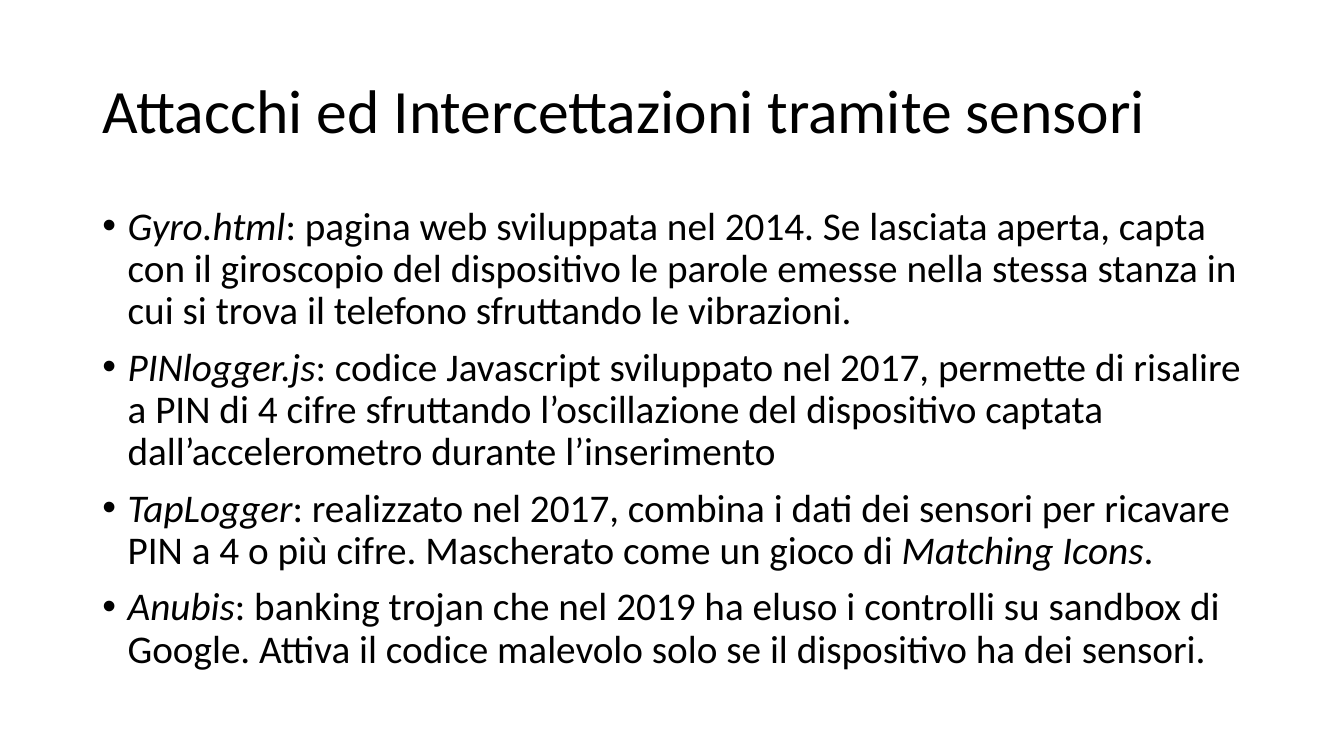
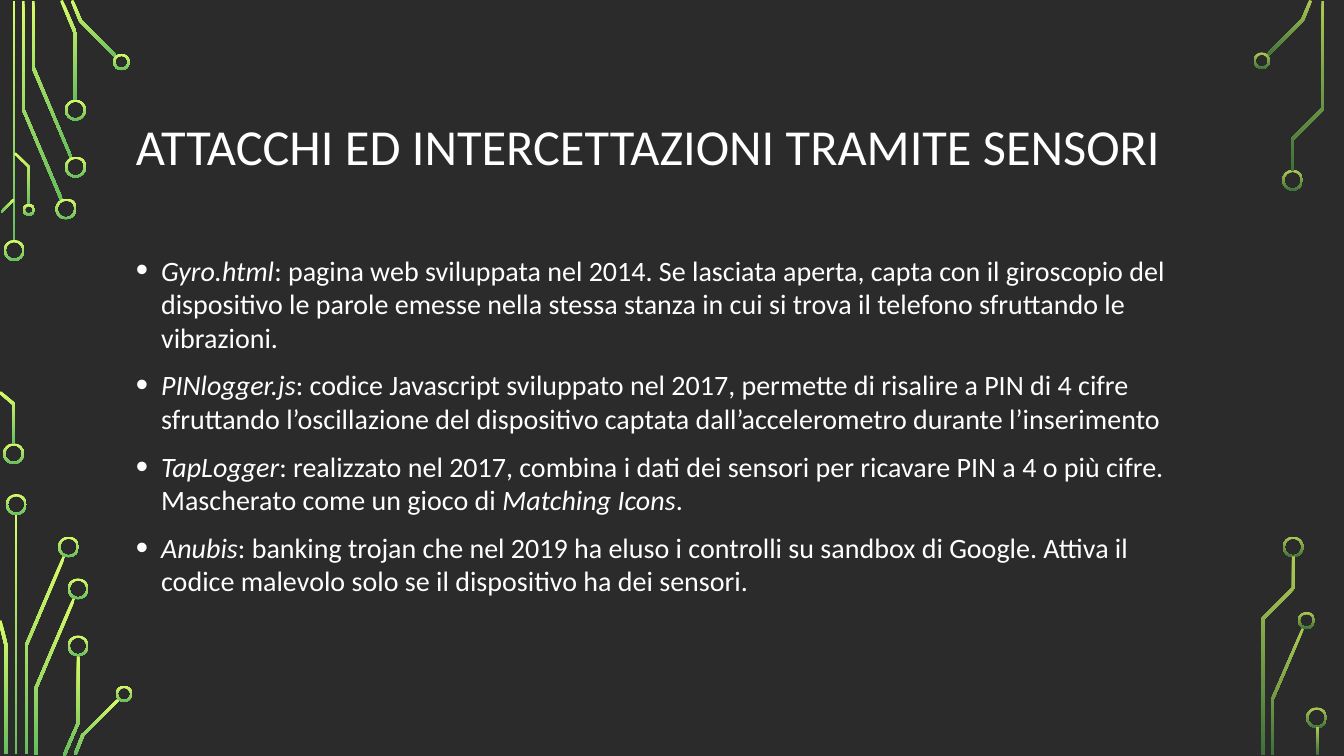
Before and after one commit to vinsan/TesiMagistrale, a slide deck: slide 8 of Le intercettazioni telefoniche in Android.odp. Drawn at 1344x756 pixels with LibreOffice and Linux fonts; fonts in the diff are those of the drawing; background and template pictures are left out; a plain dark background stands for a picture behind light text. Boxes give left, top, right and bottom in pixels: in the first picture for what was removed or moved away, otherwise in the second. Text is boxed around its words. In the diff, an @@ line names an element or a change of style, - is before the commit and + after.

```diff
--- a/Le intercettazioni telefoniche in Android.odp
+++ b/Le intercettazioni telefoniche in Android.odp
@@ background #FFFFFF to picture (left out) @@
@@ title at bbox=[136, 132, 1160, 166]: text changed; size 44 to 36 pt; text colour #000000 to #FFFFFF @@
-Attacchi ed Intercettazioni tramite sensori
+ATTACCHI ED INTERCETTAZIONI TRAMITE SENSORI
@@ text "Gyro.html: pagina web sviluppata nel ...": place and size @@
-text "Gyro.html: pagina web sviluppata nel ..." at bbox=[128, 212, 1240, 670]
+text "Gyro.html: pagina web sviluppata nel ..." at bbox=[161, 261, 1164, 596]
@@ text "Gyro.html: pagina web sviluppata nel ..." at bbox=[161, 261, 1164, 596]: size 28 to 20 pt, text colour #000000 to #FFFFFF; line spacing 0.9 to 1; bullet colour #000000 to #FFFFFF @@
@@ group added at bbox=[0, 0, 1328, 756]: 36 freeform shapes @@
```
Also in this commit, not shown: 9 other slides changed, 2 slides added, 2 slides removed.
